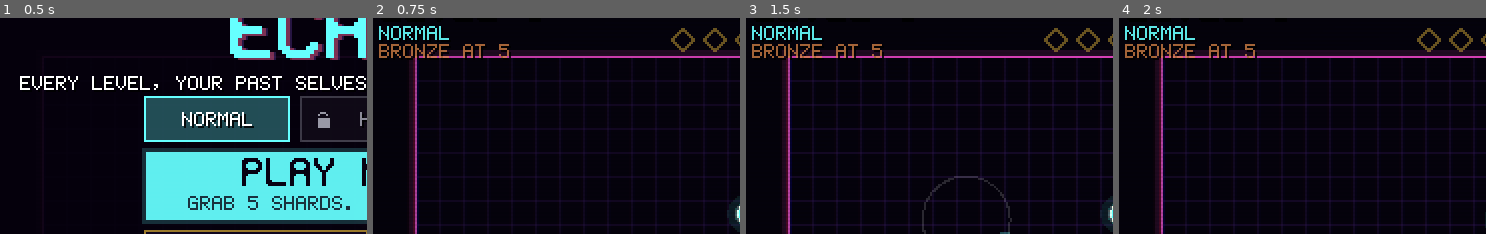
Above: before the commit, frames 1-4 (left to right).
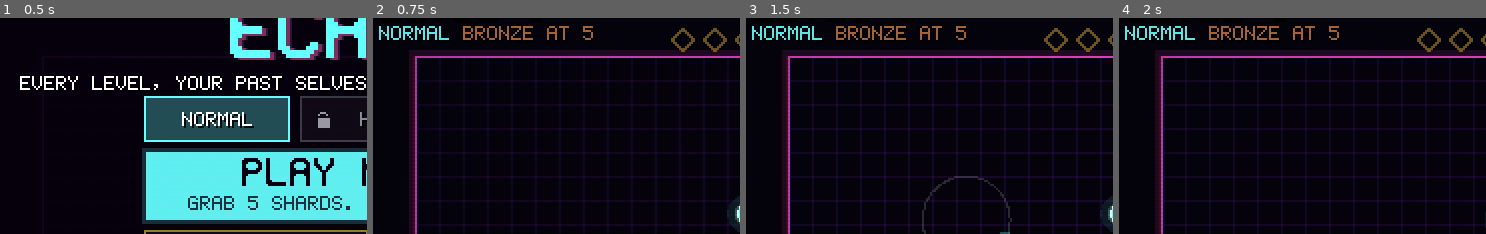
Above: after the commit, the same moments.

Repository: roshangupta00750/echoes
Game: Godot game, scene res://main.tscn
The game is run twice, just before and just after one commit, with the same random seed, the same clock (stepped at 60 frames per second) and the same inputs.
Inputs (mouse positions are % of the whole screen's width and height, from its top left):
- Up to frame 1 (0.5 s): no input
- Up to frame 2 (0.75 s): tap Enter at 0.5 s; move the mouse to (74, 45) at 0.52 s; hold D from 0.53 s (still down); tap 0 at 0.6 s; click (74, 45) at 0.67 s
- Up to frame 3 (1.5 s): tap Space at 0.77 s; release D at 1.25 s; drag from (30, 55) to (46, 70) at 1.27 s
- Up to frame 4 (2 s): no input
The pictures show only the part of the screen within x 0-50%, y 8-58%; the shares and areas given below are measured in that part.

Frame 1 is identical in both runs. In frame 2, 1.7% of the frame differs, in the area x 1-60%, y 3-20%; in frame 3, 1.7%; in frame 4, 1.7%.

Commit message:
Center the interface on 4:3 screens (iPad); medal hint beside the mode name

Diff:
--- a/scripts/main.gd
+++ b/scripts/main.gd
@@ -25,6 +25,7 @@
 var t_ui := 0.0
 var args := {}
 var view := Vector2(384, 216)
+var ui_oy := 0.0            # on screens taller than 16:9 (iPad, 4:3) the interface sits in a centred 216 px band
 var buttons: Array = []      # [Rect2, Callable] rebuilt every frame by the screen being drawn
 var new_best := false
 var just_unlocked := ""      # "hard" / "extreme": unlocked during the run that just ended
@@ -524,7 +525,7 @@
 		if e.pressed:
 			# buttons first, on every screen
 			for b in buttons:
-				if (b[0] as Rect2).grow(3).has_point(p):
+				if (b[0] as Rect2).grow(3).has_point(p - Vector2(0, ui_oy)):
 					sound.sfx("sfx_move", -6, 1.0, 0); (b[1] as Callable).call(); return
 			if screen == "title": return
 			if screen == "name":
@@ -802,7 +803,7 @@
 
 func _draw_calib(ci: CanvasItem) -> void:
 	var w := view.x; var h := view.y
-	_dim(ci); ci.draw_rect(Rect2(Vector2.ZERO, view), Color(0, 0, 0, 0.5))
+	_dim(ci); ci.draw_rect(_full(), Color(0, 0, 0, 0.5))
 	Art.text(ci, "CALIBRATE TILT", Vector2(w / 2, 8), Color(1, 0.4, 0.85), true, 1)
 	var c := Vector2(w / 2, h / 2 + 4)
 	var lines := ["", ""]
@@ -963,6 +964,7 @@
 
 func _draw_ui(ci: CanvasItem) -> void:
 	buttons.clear()
+	ui_oy = 0.0
 	var w := view.x; var h := view.y
 	if card_open and card_tex:
 		# iOS: the card, as big as fits, with how to share it
@@ -972,6 +974,16 @@
 		Art.text(ci, "SCREENSHOT TO SHARE (SIDE + VOLUME UP).  TEXT COPIED.  TAP TO CLOSE.", Vector2(w / 2, h - 16), Color(1, 0.85, 0.35), false, 1)
 		buttons.append([Rect2(Vector2.ZERO, view), func(): card_open = false])
 		return
+	var full_h := view.y
+	ui_oy = floorf(maxf(0.0, full_h - 216.0) / 2.0)
+	view.y = full_h - 2.0 * ui_oy
+	ci.draw_set_transform(Vector2(0, ui_oy))
+	_draw_screen(ci)
+	ci.draw_set_transform(Vector2.ZERO)
+	view.y = full_h
+
+func _draw_screen(ci: CanvasItem) -> void:
+	var w := view.x; var h := view.y
 	match screen:
 		"title": _draw_title(ci)
 		"settings": _draw_settings(ci)
@@ -1000,7 +1012,11 @@
 
 ## menus sit on an almost solid panel, so the arena never runs through the text
 func _dim(ci: CanvasItem) -> void:
-	ci.draw_rect(Rect2(Vector2.ZERO, view), Color(0.02, 0.0, 0.05, 0.9))
+	ci.draw_rect(_full(), Color(0.02, 0.0, 0.05, 0.9))
+
+## the whole screen, in band coordinates
+func _full() -> Rect2:
+	return Rect2(0, -ui_oy, view.x, view.y + 2.0 * ui_oy)
 
 func _draw_hud(ci: CanvasItem) -> void:
 	var w := view.x; var h := view.y
@@ -1008,12 +1024,13 @@
 	var p := g.me()
 	var lx := 8.0 + safe_l
 	Art.text(ci, "LEVEL %d" % g.level, Vector2(lx, 4), Color(1, 0.4, 0.85), true)
-	Art.text(ci, ("DAILY" if daily_run and not g.multi() else EchoGame.MODE_NAMES[g.mode]), Vector2(lx, 22), Color(EchoGame.MODE_COLS[g.mode], 0.9))
+	var mname: String = "DAILY" if daily_run and not g.multi() else EchoGame.MODE_NAMES[g.mode]
+	Art.text(ci, mname, Vector2(lx, 22), Color(EchoGame.MODE_COLS[g.mode], 0.9))
 	if not g.multi() and not daily_run:
-		# the next medal you haven't got, and haven't already passed this run
+		# the next medal you haven't got, and haven't already passed this run, on the same line (clear of the arena)
 		for md in MEDALS:
 			if int(md[0]) > g.level and int(md[0]) > level_of(g.mode):
-				Art.text(ci, "%s AT %d" % [md[1], md[0]], Vector2(lx, 31), Color(md[2], 0.75)); break
+				Art.text(ci, "%s AT %d" % [md[1], md[0]], Vector2(lx + Art.text_w(mname) + 6, 22), Color(md[2], 0.75)); break
 	# the score pops when it goes up
 	var sc := int(p.get("score", 0))
 	if sc != hud_score: hud_score = sc; score_pop = 0.25
@@ -1074,8 +1091,9 @@
 	if tip_t > 0.0 and g.state != "clear":
 		Art.text(ci, tip, Vector2(w / 2, h - 18), Color(1, 1, 0.75, clampf(tip_t, 0.0, 1.0)), false, 1)
 	if stick_on and screen == "play":
-		ci.draw_arc(stick_o, 22, 0, TAU, 24, Color(1, 1, 1, 0.15), 1.0)
-		ci.draw_circle(stick_o + (stick_p - stick_o).limit_length(22.0), 5, Color(0.4, 1, 1, 0.3))
+		var so := stick_o - Vector2(0, ui_oy)
+		ci.draw_arc(so, 22, 0, TAU, 24, Color(1, 1, 1, 0.15), 1.0)
+		ci.draw_circle(so + (stick_p - stick_o).limit_length(22.0), 5, Color(0.4, 1, 1, 0.3))
 	if save["control"] == "tilt_hold" and screen == "play" and touches.is_empty() and g.state == "play":
 		Art.text(ci, "TOUCH ANYWHERE TO GO", Vector2(w / 2, h / 2 + 24), Color(1, 1, 1, 0.5 + 0.5 * sin(t_ui * 6.0)), false, 1)
 	if screen == "paused":
@@ -1089,7 +1107,7 @@
 
 func _draw_title(ci: CanvasItem) -> void:
 	var w := view.x; var h := view.y
-	ci.draw_rect(Rect2(0, 0, w, h), Color(0.02, 0.0, 0.05, 0.8))
+	ci.draw_rect(_full(), Color(0.02, 0.0, 0.05, 0.8))
 	var cols := [Color(1, 0.25, 0.7), Color(1, 0.5, 0.1), Color(0.62, 0.38, 1.0)]
 	for k in range(3, 0, -1):
 		# three faint echoes of the logo, a pixel or two behind it, drifting slowly
@@ -1249,7 +1267,7 @@
 	var w := view.x; var h := view.y
 	var a := clampf((t_ui - over_at - REPLAY) / 0.6, 0.0, 1.0)
 	if a <= 0.0: return             # the death replay is still playing
-	ci.draw_rect(Rect2(0, 0, w, h), Color(0.02, 0, 0.05, 0.97 * a))
+	ci.draw_rect(_full(), Color(0.02, 0, 0.05, 0.97 * a))
 	var g := game
 	var mc: Color = EchoGame.MODE_COLS[g.mode]
 	var badge: String = "DAILY RUN" if daily_run else EchoGame.MODE_NAMES[g.mode]
@@ -1294,7 +1312,7 @@
 func _draw_mp_over(ci: CanvasItem) -> void:
 	var w := view.x; var h := view.y
 	var a := clampf((t_ui - over_at) / 0.8, 0.0, 1.0)
-	ci.draw_rect(Rect2(0, 0, w, h), Color(0.02, 0, 0.05, 0.86 * a))
+	ci.draw_rect(_full(), Color(0.02, 0, 0.05, 0.86 * a))
 	var g := game
 	var title := "NOBODY SURVIVED"
 	if g.winner >= 0: title = "YOU WIN!" if g.winner == g.local_id else "%s WINS" % g.players[g.winner]["name"]
